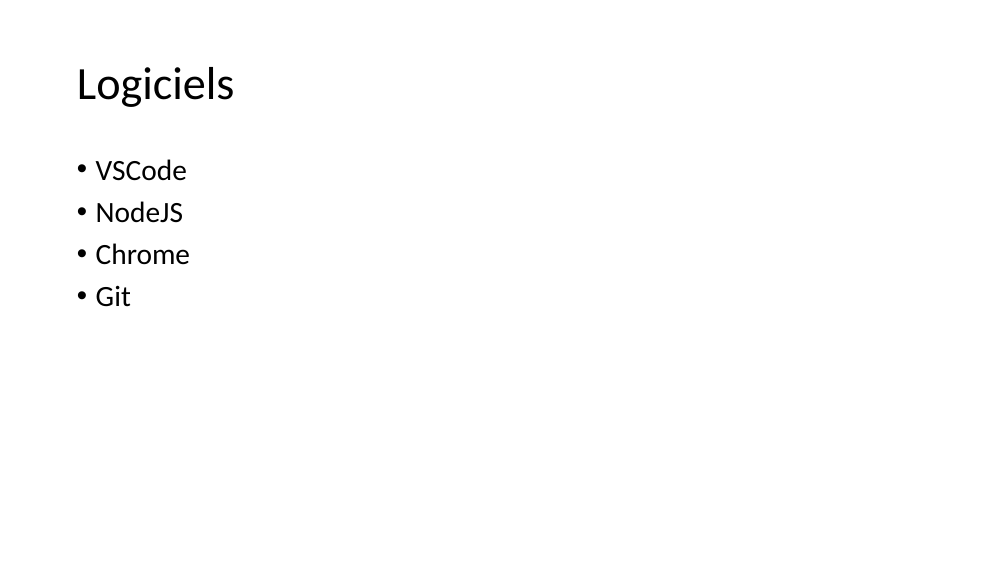
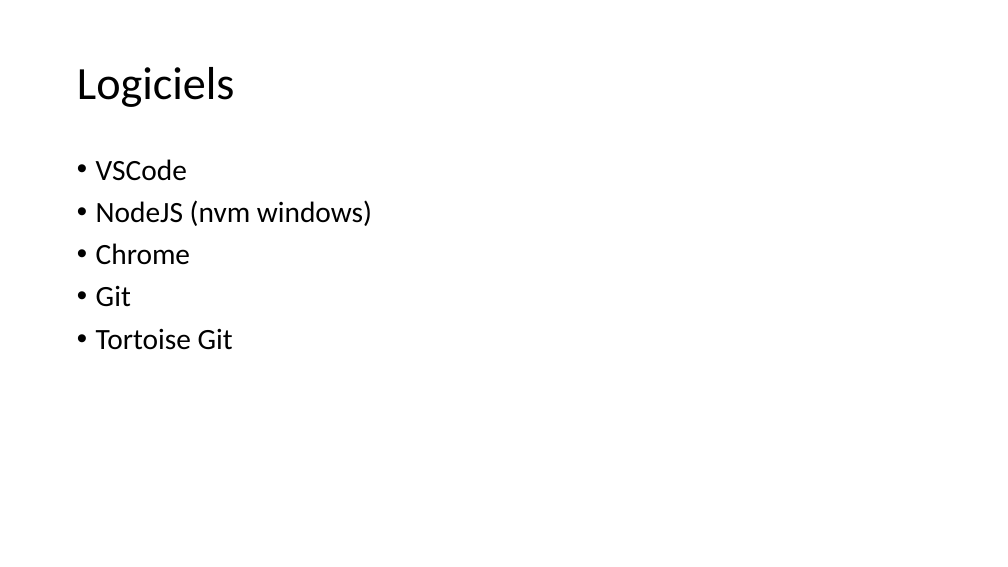
Before and after one commit to spaw3003/202205-formation-angular, a slide deck: slide 2 of notes.pptx. Drawn at 1008x567 pixels with LibreOffice and Linux fonts; fonts in the diff are those of the drawing. Boxes give left, top, right and bottom in pixels: in the first picture for what was removed or moved away, otherwise in the second. Text is boxed around its words. In the diff, an @@ line names an element or a change of style, - is before the commit and + after.

```diff
--- a/notes.pptx
+++ b/notes.pptx
@@ text at box(96, 200, 372, 226): text changed @@
-• NodeJS
+• NodeJS (nvm windows)
@@ text at box(96, 328, 233, 350): paragraph added @@
+• Tortoise Git
```
Also in this commit, not shown: 4 other slides changed, 16 slides added.
